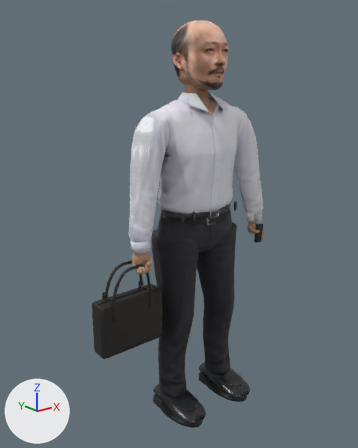
The glTF model src/assets/man.glb, before and after one commit.
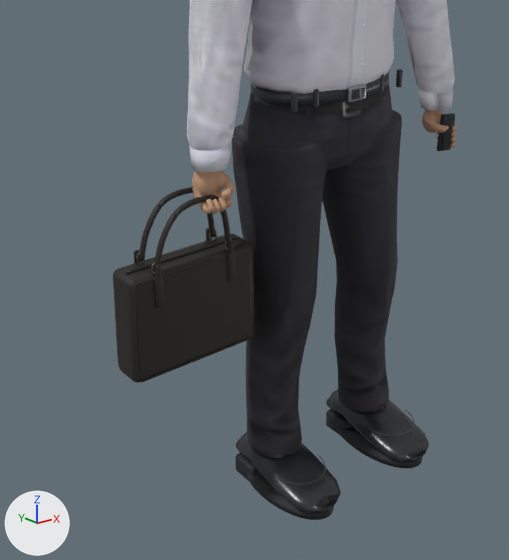
Each version is shown whole from a 50 mm lens placed at (-1.392, -1.61, 1.561), pointed at (-0.102, 0.002, 0.916), then close up on the part from 10% to 81% of the width and 37% to 100% of the height. Lighting does not change. The marker at lower left points along +X, +Y and +Z. The older version's two pictures come first. Vertices at exactly the same position are counted once.

Script lines for the objects in view, before the commit:
```python
ob_briefcase_removable = bpy.data.objects.new('Briefcase_Removable', me_cube)
ob_briefcase_removable.location = (0.0, 0.0, 0.0)
ob_officeman_body = bpy.data.objects.new('OfficeMan_Body', me_shirt_body)
ob_officeman_body.location = (0.0, 0.0, 0.0)
```
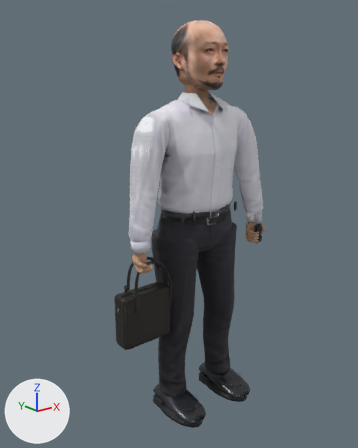
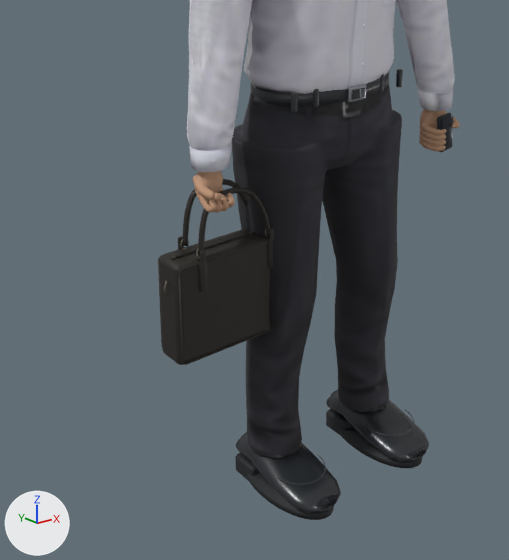
The change, as a diff of the scene's bpy script:
```diff
--- a/src/assets/man.glb.py
+++ b/src/assets/man.glb.py
@@ me_cube @@
 # used by ob_briefcase_removable; location = (0.0, 0.0, 0.0)
-me_cube.from_pydata(...)  # 9550 vertices, 17123 faces; spans x -0.537..-0.223, y -0.058..0.034, z 0.435..0.803
+me_cube.from_pydata(...)  # 9550 vertices, 17124 faces; spans x -0.441..-0.127, y -0.058..0.034, z 0.435..0.803
+# me_cube part 1: the loose piece of 96 vertices spanning x -0.537..-0.234, y -0.05..0.026, z 0.435..0.667 is moved by (0.106, 0.0, 0.0)
+# me_cube part 2: the loose piece of 602 vertices spanning x -0.48..-0.29, y -0.051..-0.039, z 0.672..0.803 is rebuilt with 602 vertices and now spans x -0.374..-0.184, y -0.051..-0.039, z 0.672..0.803
+# me_cube part 3: the loose piece of 602 vertices spanning x -0.48..-0.29, y 0.008..0.02, z 0.672..0.803 is rebuilt with 602 vertices and now spans x -0.374..-0.184, y 0.008..0.02, z 0.672..0.803
+# me_cube part 4: the loose piece of 326 vertices spanning x -0.532..-0.238, y 0.026..0.029, z 0.439..0.663 is rebuilt with 326 vertices and now spans x -0.426..-0.131, y 0.026..0.029, z 0.439..0.663
+# me_cube part 5: the loose piece of 326 vertices spanning x -0.532..-0.238, y -0.053..-0.05, z 0.439..0.663 is rebuilt with 326 vertices and now spans x -0.426..-0.131, y -0.053..-0.05, z 0.439..0.663
+# me_cube part 6: 347 loose pieces with 5038 vertices, spanning x -0.526..-0.223, y -0.058..0.034, z 0.446..0.691, are deleted
+# me_cube part 7: 177 vertices moved within x -0.411..-0.251, y -0.052..0.028, z 0.446..0.671; 1299 vertices removed from x -0.536..-0.234, y -0.056..0.032, z 0.446..0.671; 6134 vertices added at x -0.441..-0.128, y -0.058..0.034, z 0.446..0.691
+# other edits to the shape of me_cube do not show in these pictures
 me_cube.materials.append(mat_briefcase___fine_grain_dark_brown_leather)
@@ me_shirt_body @@
 # used by ob_officeman_body; location = (0.0, 0.0, 0.0)
-me_shirt_body.from_pydata(...)  # 19783 vertices, 39080 faces; spans x -0.373..0.377, y -0.204..0.138, z 0.004..1.469
+me_shirt_body.from_pydata(...)  # 19778 vertices, 39069 faces; spans x -0.373..0.375, y -0.204..0.138, z 0.004..1.469
+# me_shirt_body part 8: 319 vertices moved from x 0.292..0.376, y -0.087..-0.001, z 0.764..0.877 to x 0.287..0.37, y -0.089..-0.002, z 0.763..0.877; 1653 vertices removed from x 0.29..0.377, y -0.09..-0.002, z 0.76..0.878; 1639 vertices added at x 0.287..0.374, y -0.09..-0.001, z 0.76..0.878
+# me_shirt_body part 9: 327 vertices moved from x -0.366..-0.297, y -0.08..-0.002, z 0.77..0.877 to x -0.365..-0.302, y -0.08..-0.002, z 0.767..0.878; 1482 vertices removed from x -0.365..-0.291, y -0.083..-0.001, z 0.766..0.878; 1492 vertices added at x -0.372..-0.298, y -0.083..-0.001, z 0.766..0.878
+# other edits to the shape of me_shirt_body do not show in these pictures
 me_shirt_body.materials.append(mat_cotton_shirt___reference_folds)
```

Boxes (x1, y1, x2, y2) around the edits, measured in the close-ups (509 x 560 px; the box of a moved part takes in the faces that stretch with it):
'OfficeMan_Body', reshaped
    before: (187, 0, 457, 520)
    after: (187, 0, 460, 520)
'Briefcase_Removable', reshaped
    before: (113, 187, 254, 383)
    after: (158, 179, 274, 365)
part 1 of me_cube, moved or reshaped
    before: (113, 234, 252, 383)
    after: (159, 229, 270, 365)
part 2 of me_cube, rebuilt (8% narrower, 9% shorter)
    before: (153, 195, 231, 271)
    after: (198, 187, 270, 256)
part 3 of me_cube, rebuilt
    before: (138, 187, 216, 261)
    after: (182, 179, 247, 246)
part 4 of me_cube, rebuilt
    before: (113, 235, 224, 358)
    after: (158, 229, 243, 344)
part 5 of me_cube, rebuilt
    before: (133, 246, 254, 382)
    after: (178, 240, 271, 365)
part 6 of me_cube, deleted
    before: (128, 228, 252, 379)
part 7 of me_cube, reshaped
    before: (126, 237, 248, 360)
    after: (164, 228, 274, 360)
part 8 of me_shirt_body, moved or reshaped
    before: (422, 110, 457, 147)
    after: (419, 109, 460, 151)
part 9 of me_shirt_body, moved or reshaped
    before: (192, 170, 234, 214)
    after: (193, 171, 235, 213)
